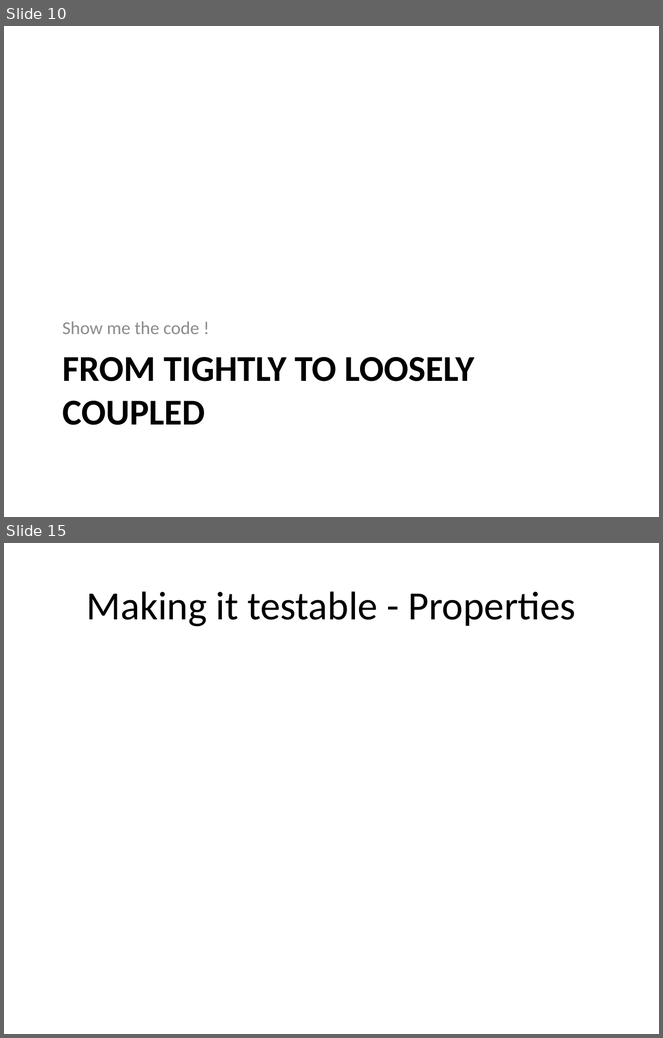
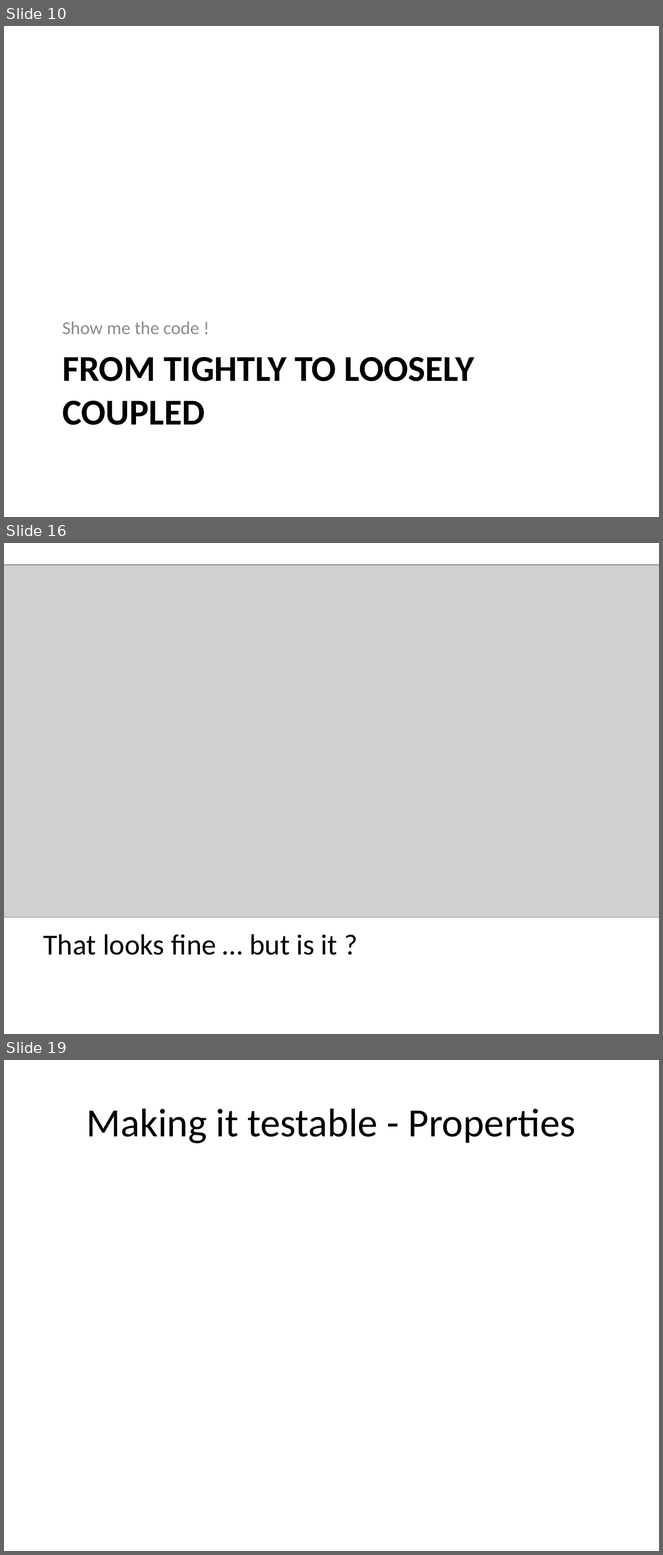
Before and after one commit to tsimbalar/DependencyInjectionTheRightWay, a slide deck: Dependency Injection - the right way.pptx. Shown one above the other, each under a label of ours: slides 10 and 15 before the commit, slides 10, 16 and 19 after it; the slides between them are not shown. The pictures are 663x1038 and 663x1555 pixels, drawn with LibreOffice and Linux fonts; fonts in the diff are those of the drawing; grey boxes stand for pictures. Boxes give left, top, right and bottom in pixels: in the first picture for what was removed or moved away, otherwise in the second. Text is boxed around its words. In the diff, an @@ line names an element or a change of style, - is before the commit and + after.

```diff
--- a/Dependency Injection - the right way.pptx
+++ b/Dependency Injection - the right way.pptx
@@ slide 16 added at (x1=4, y1=543, x2=659, y2=1034), background #FFFFFF @@
@@ picture added at (x1=4, y1=565, x2=659, y2=918) @@
@@ text added at (x1=44, y1=935, x2=338, y2=955), 32 pt, text #000000 @@
+That looks fine … but is it ?
@@ what was slide 15 is now slide 19 @@
```
Also in this commit, not shown: 5 slides changed, 4 other slides added, 1 slide removed.
